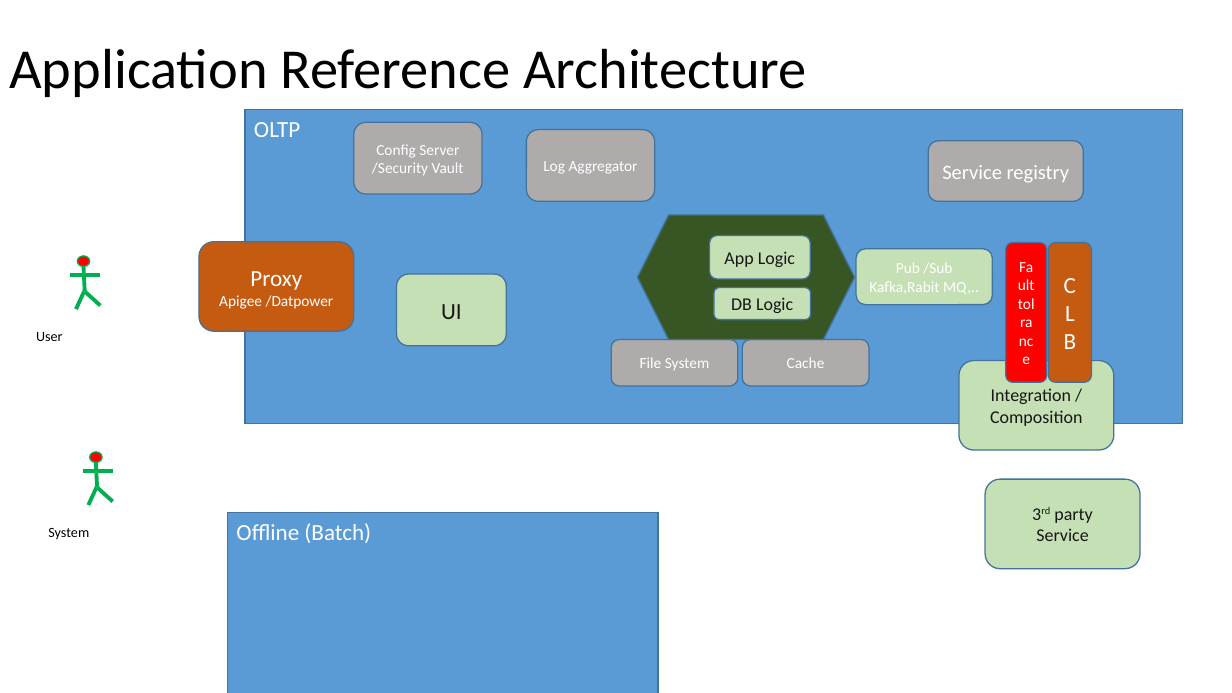
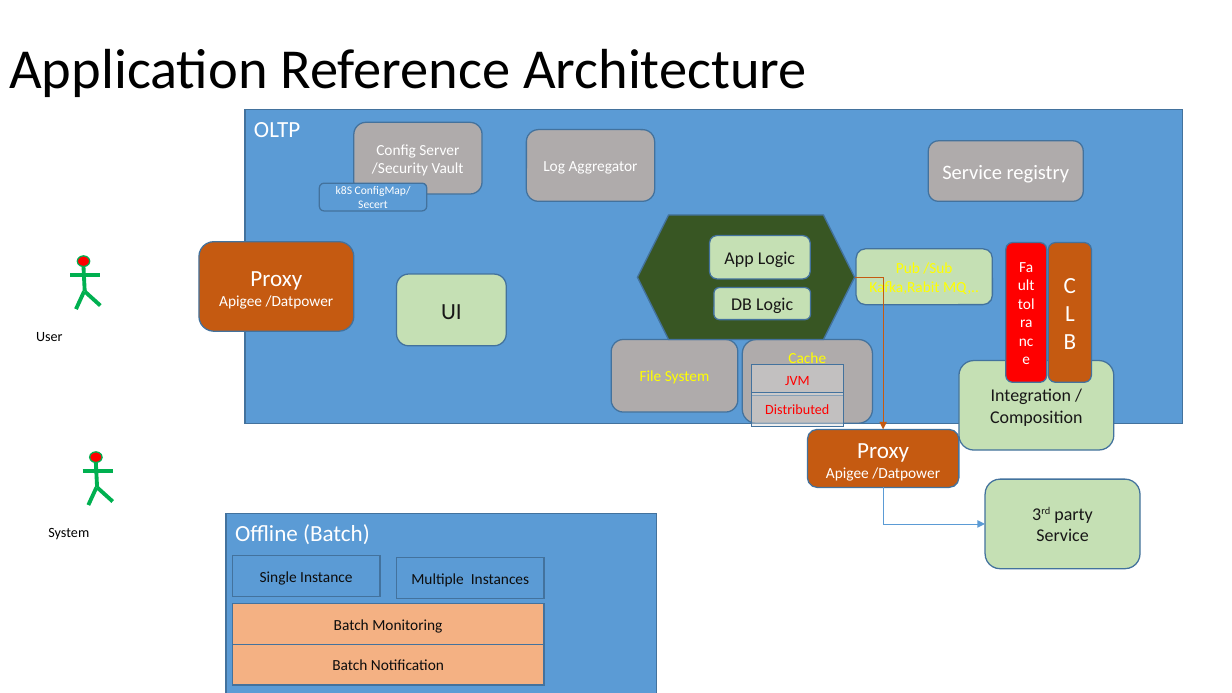
Before and after one commit to singhsiddh/sai, a slide deck: slide 10 of interview/Architecture.pptx. Drawn at 1232x693 pixels with LibreOffice and Linux fonts; fonts in the diff are those of the drawing. Boxes give left, top, right and bottom in pixels: in the first picture for what was removed or moved away, otherwise in the second. Text is boxed around its words. In the diff, an @@ line names an element or a change of style, - is before the commit and + after.

Commit message:
refrence architecture update

```diff
--- a/interview/Architecture.pptx
+++ b/interview/Architecture.pptx
@@ rounded rectangle added at (320,183,427,211), fill #5B9BD5, outline #43739E 1 pt, 9 pt, text #FFFFFF @@
+k8S ConfigMap/ Secert
@@ rounded rectangle "Pub /Sub" at (857,249,993,304): text colour #FFFFFF to #FFFF00 @@
@@ elbow arrow added from (855, 277) to (884, 430), #C55A11 0.5 pt @@
@@ rounded rectangle "File System" at (612,339,738,412): text colour #FFFFFF to #FFFF00 @@
@@ rounded rectangle "File System": place and size @@
-rounded rectangle "File System" at (612,339,738,385)
+rounded rectangle "File System" at (612,339,738,412)
@@ rounded rectangle "Cache": place and size @@
-rounded rectangle "Cache" at (742,339,869,385)
+rounded rectangle "Cache" at (742,339,872,423)
@@ rounded rectangle "Cache" at (742,339,872,423): text colour #FFFFFF to #FFFF00; vertical alignment middle to top @@
@@ rectangle added at (751,364,844,396), fill #DBDBDB at 44% opacity, outline #43739E 1 pt, 11 pt, text #FF0000 @@
+JVM
@@ rectangle added at (751,393,844,427), fill #DBDBDB at 44% opacity, outline #43739E 1 pt, 11 pt, text #FF0000 @@
+Distributed
@@ rounded rectangle added at (808,430,959,488), fill #C55A11, outline #43739E 1 pt, 12 pt, text #FFFFFF @@
+Proxy
+Apigee /Datpower
@@ elbow arrow added from (884, 487) to (985, 524), #5B9BD5 0.5 pt @@
@@ rectangle added at (232,555,380,596), fill #5B9BD5, outline #43739E 1 pt, 12 pt, text #0D0D0D @@
+Single Instance
@@ rectangle added at (396,558,544,599), fill #5B9BD5, outline #43739E 1 pt, 12 pt, text #0D0D0D @@
+Multiple Instances
@@ rectangle added at (232,604,543,644), fill #F4B183, outline #43739E 1 pt, 12 pt, text #0D0D0D @@
+Batch Monitoring
@@ rectangle added at (232,644,543,685), fill #F4B183, outline #43739E 1 pt, 12 pt, text #0D0D0D @@
+Batch Notification
```
Also in this commit, not shown: 1 other slide changed.
